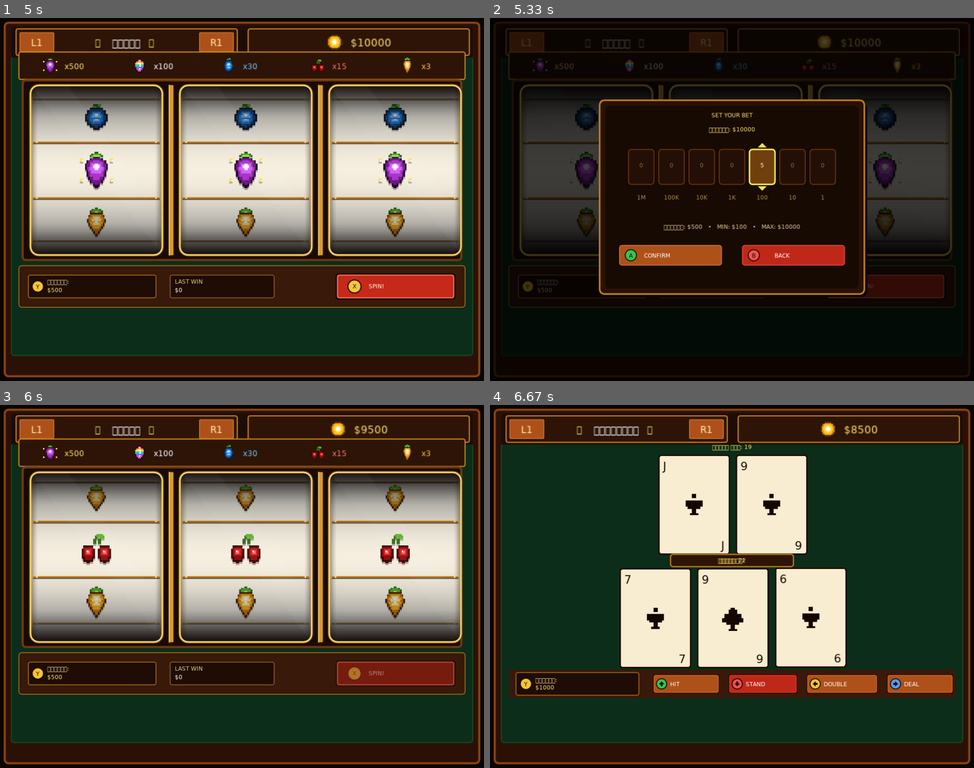
Above: before the commit, frames 1-4 (two rows, left to right).
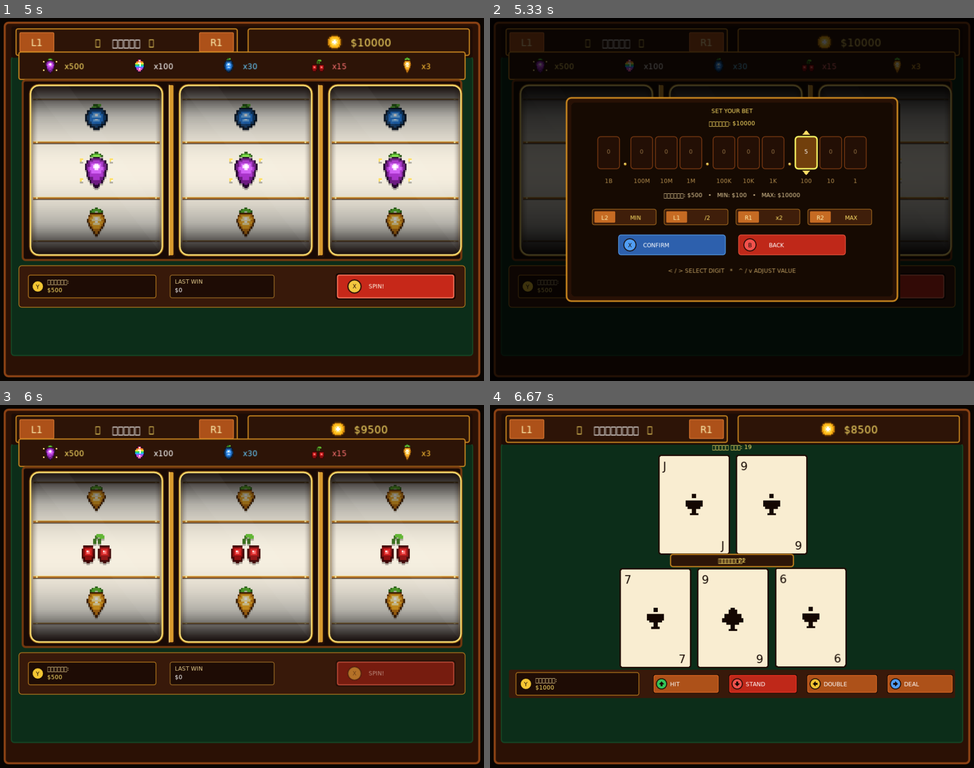
Above: after the commit, the same moments.

Repository: byMr712/SlotGame-PortMaster
Game: LÖVE game, started from casino/main.lua
Two runs of this game, one before a commit and one after it. Both use one fixed random seed, a clock stepped at 60 frames per second and the inputs below.
Inputs:
- Up to frame 1 (5 s): hold Right 0.33-0.8 s; tap Enter at 0.83, 1.17, 2.33, 2.67, 4.67 s; hold Up 1.5-1.8 s; hold Right 1.83-2.3 s; tap A at 3 s; hold Down 3.9-4.2 s
- Up to frame 2 (5.33 s): tap Y at 5 s
- Up to frame 3 (6 s): tap Enter at 5.33, 5.67 s
- Up to frame 4 (6.67 s): tap 2 at 6 s; hold Up from 6.33 s (still down)

Frame 1 is identical in both runs. In frame 2, 16% of the frame differs, in the area x 15-85%, y 21-79%; in frame 3, less than 0.1%; in frame 4, less than 0.1%.

Commit message:
feat(bet_modal): expand to 10 digits with thousands dots, X confirmation, and L1/R1/L2/R2 shortcuts

Diff:
--- a/casino/main.lua
+++ b/casino/main.lua
@@ -258,6 +258,22 @@
 local lastStickY = 0
 
 function love.gamepadpressed(joystick, button)
+    if betModal.active then
+        if button == "leftshoulder" then
+            betModal.keypressed("l1")
+            return
+        elseif button == "rightshoulder" then
+            betModal.keypressed("r1")
+            return
+        elseif button == "lefttrigger" then
+            betModal.keypressed("l2")
+            return
+        elseif button == "righttrigger" then
+            betModal.keypressed("r2")
+            return
+        end
+    end
+
     if button == "leftshoulder" then
         handleGlobalInput("prev_tab")
     elseif button == "rightshoulder" then
@@ -300,6 +316,14 @@
 function love.joystickpressed(joystick, button)
     if joystick:isGamepad() then return end
 
+    if betModal.active then
+        if button == 5 then betModal.keypressed("l1"); return
+        elseif button == 6 then betModal.keypressed("r1"); return
+        elseif button == 7 then betModal.keypressed("l2"); return
+        elseif button == 8 then betModal.keypressed("r2"); return
+        end
+    end
+
     if button == 5 or button == 7 then
         handleGlobalInput("prev_tab")
     elseif button == 6 or button == 8 then
--- a/casino/src/core/bet_modal.lua
+++ b/casino/src/core/bet_modal.lua
@@ -5,21 +5,30 @@
 local i18n = require("src.core.i18n")
 
 betModal.active = false
-betModal.digits = { 0, 0, 0, 1, 0, 0, 0 } -- 7 цифр: 1M, 100K, 10K, 1K, 100, 10, 1
-betModal.cursor = 4
+-- 10 ячеек цифр: до 9,999,999,999 (миллиарды)
+betModal.digits = { 0, 0, 0, 0, 0, 0, 0, 1, 0, 0 }
+betModal.cursor = 8 -- по умолчанию сотни (индекс 8)
 betModal.minBet = 100
 betModal.maxBet = 100000
 betModal.callback = nil
 betModal.timer = 0
 
-local digitLabels = { "1M", "100K", "10K", "1K", "100", "10", "1" }
+local digitLabels = { "1B", "100M", "10M", "1M", "100K", "10K", "1K", "100", "10", "1" }
 
 local function syncDigits(val)
     val = math.max(0, math.floor(val or 0))
-    for i = 7, 1, -1 do
+    for i = 10, 1, -1 do
         betModal.digits[i] = val % 10
         val = math.floor(val / 10)
     end
+end
+
+function betModal.getTotal()
+    local total = 0
+    for i = 1, 10 do
+        total = total * 10 + betModal.digits[i]
+    end
+    return total
 end
 
 function betModal.clampToBalance()
@@ -30,6 +39,37 @@
     end
 end
 
+function betModal.setHalf()
+    local cur = math.floor(betModal.getTotal() / 2)
+    cur = math.max(betModal.minBet, cur)
+    local bal = economy.getBalance()
+    if cur > bal then cur = bal end
+    syncDigits(cur)
+    audio.play("click")
+end
+
+function betModal.setDouble()
+    local cur = betModal.getTotal() * 2
+    local bal = economy.getBalance()
+    cur = math.min(bal, cur)
+    syncDigits(cur)
+    audio.play("click")
+end
+
+function betModal.setMin()
+    local cur = betModal.minBet
+    local bal = economy.getBalance()
+    if bal < cur and bal > 0 then cur = 1 end
+    syncDigits(cur)
+    audio.play("click")
+end
+
+function betModal.setMax()
+    local bal = economy.getBalance()
+    syncDigits(bal)
+    audio.play("coin")
+end
+
 function betModal.open(currentBet, minBet, maxBet, callback)
     betModal.active = true
     local bal = economy.getBalance()
@@ -54,8 +94,8 @@
     syncDigits(val)
 
     -- Ставим курсор на первую значащую цифру в самом начале числа ставки
-    betModal.cursor = 5 -- по умолчанию сотни, если 0
-    for i = 1, 7 do
+    betModal.cursor = 8 -- сотни по умолчанию, если 0
+    for i = 1, 10 do
         if betModal.digits[i] > 0 then
             betModal.cursor = i
             break
@@ -67,14 +107,6 @@
 
 function betModal.close()
     betModal.active = false
-end
-
-function betModal.getTotal()
-    local total = 0
-    for i = 1, 7 do
-        total = total * 10 + betModal.digits[i]
-    end
-    return total
 end
 
 function betModal.confirm()
@@ -99,39 +131,46 @@
     end
 end
 
+-- Вспомогательная функция для вычисления X-координаты ячейки с учетом разделительных точек
+local function getCellX(startX, i, cellW, gap, dotW)
+    local dotsBefore = 0
+    if i >= 2 then dotsBefore = dotsBefore + 1 end
+    if i >= 5 then dotsBefore = dotsBefore + 1 end
+    if i >= 8 then dotsBefore = dotsBefore + 1 end
+    return startX + (i - 1) * (cellW + gap) + dotsBefore * (dotW + gap)
+end
+
 function betModal.mousepressed(x, y)
     if not betModal.active then return false end
 
-    local mx = 232
-    local my = 174
-    local mw = 560
-    local mh = 410
-
-    local cellW = 54
-    local cellH = 74
-    local gap = 10
-    local totalGridW = 7 * cellW + 6 * gap
+    local mw = 700
+    local mh = 430
+    local mx = (1024 - mw) / 2
+    local my = (768 - mh) / 2
+
+    local cellW = 46
+    local cellH = 68
+    local gap = 6
+    local dotW = 12
+    local totalGridW = 10 * cellW + 9 * gap + 3 * (dotW + gap)
     local startX = mx + (mw - totalGridW) / 2
-    local startY = my + 104
-
-    -- Клик по ячейкам цифр и стрелкам
-    for i = 1, 7 do
-        local cx = startX + (i - 1) * (cellW + gap)
+    local startY = my + 92
+
+    -- 1. Клик по ячейкам цифр и стрелкам
+    for i = 1, 10 do
+        local cx = getCellX(startX, i, cellW, gap, dotW)
         if x >= cx and x <= cx + cellW then
             if y >= startY - 26 and y < startY then
-                -- Стрелка вверх
                 betModal.cursor = i
                 betModal.digits[i] = (betModal.digits[i] + 1) % 10
                 betModal.clampToBalance()
                 audio.play("click")
                 return true
             elseif y >= startY and y <= startY + cellH then
-                -- Сама ячейка
                 betModal.cursor = i
                 audio.play("click")
                 return true
             elseif y > startY + cellH and y <= startY + cellH + 26 then
-                -- Стрелка вниз
                 betModal.cursor = i
                 betModal.digits[i] = (betModal.digits[i] + 9) % 10
                 betModal.clampToBalance()
@@ -141,12 +180,41 @@
         end
     end
 
-    -- Клик по кнопкам CONFIRM / BACK
-    if y >= my + 305 and y <= my + 355 then
-        if x >= mx + 40 and x <= mx + 260 then
+    -- 2. Клик по кнопкам быстрого изменения: [L2] MIN, [L1] /2, [R1] x2, [R2] MAX
+    local qy = my + 242
+    local qh = 36
+    local qw = 138
+    local qgap = 14
+    local qStartX = mx + (mw - (4 * qw + 3 * qgap)) / 2
+
+    if y >= qy and y <= qy + qh then
+        if x >= qStartX and x <= qStartX + qw then
+            betModal.setMin()
+            return true
+        elseif x >= qStartX + qw + qgap and x <= qStartX + 2 * qw + qgap then
+            betModal.setHalf()
+            return true
+        elseif x >= qStartX + 2 * (qw + qgap) and x <= qStartX + 3 * qw + 2 * qgap then
+            betModal.setDouble()
+            return true
+        elseif x >= qStartX + 3 * (qw + qgap) and x <= qStartX + 4 * qw + 3 * qgap then
+            betModal.setMax()
+            return true
+        end
+    end
+
+    -- 3. Клик по кнопкам [X] CONFIRM / [B] BACK
+    local by = my + 296
+    local bh = 46
+    local bw = 230
+    local bgap = 24
+    local bStartX = mx + (mw - (2 * bw + bgap)) / 2
+
+    if y >= by and y <= by + bh then
+        if x >= bStartX and x <= bStartX + bw then
             betModal.confirm()
             return true
-        elseif x >= mx + 300 and x <= mx + 520 then
+        elseif x >= bStartX + bw + bgap and x <= bStartX + 2 * bw + bgap then
             audio.play("click")
             betModal.close()
             return true
@@ -164,7 +232,7 @@
         audio.play("click")
         return true
     elseif key == "right" then
-        betModal.cursor = math.min(7, betModal.cursor + 1)
+        betModal.cursor = math.min(10, betModal.cursor + 1)
         audio.play("click")
         return true
     elseif key == "up" then
@@ -177,7 +245,19 @@
         betModal.clampToBalance()
         audio.play("click")
         return true
-    elseif key == "a" or key == "return" or key == "space" or key == "y" then
+    elseif key == "l1" or key == "q" then
+        betModal.setHalf()
+        return true
+    elseif key == "r1" or key == "e" then
+        betModal.setDouble()
+        return true
+    elseif key == "l2" or key == "z" or key == "lshift" then
+        betModal.setMin()
+        return true
+    elseif key == "r2" or key == "c" or key == "tab" then
+        betModal.setMax()
+        return true
+    elseif key == "x" or key == "a" or key == "return" or key == "space" then
         betModal.confirm()
         return true
     elseif key == "b" or key == "escape" then
@@ -192,14 +272,16 @@
 function betModal.draw()
     if not betModal.active then return end
 
+    local font = love.graphics.getFont()
+
     -- Затемнение фона
     love.graphics.setColor(0, 0, 0, 0.75)
     love.graphics.rectangle("fill", 0, 0, 1024, 768)
 
-    local mx = 232
-    local my = 174
-    local mw = 560
-    local mh = 410
+    local mw = 700
+    local mh = 430
+    local mx = (1024 - mw) / 2
+    local my = (768 - mh) / 2
 
     -- Тень окна
     love.graphics.setColor(0.04, 0.02, 0.01)
@@ -215,33 +297,33 @@
 
     -- Внутреннее поле
     love.graphics.setColor(0.09, 0.04, 0.01)
-    love.graphics.rectangle("fill", mx + 12, my + 12, mw - 24, mh - 24, 8)
+    love.graphics.rectangle("fill", mx + 10, my + 10, mw - 20, mh - 20, 8)
 
     -- Заголовок модального окна
     love.graphics.setColor(1, 0.88, 0.4)
     local title = "SET YOUR BET"
-    local font = love.graphics.getFont()
     local tw = font and font:getWidth(title) or (#title * 8)
-    love.graphics.print(title, mx + mw / 2 - tw / 2, my + 24)
-
-    -- Баланс игрока (вместо Total Bet)
+    love.graphics.print(title, mx + mw / 2 - tw / 2, my + 20)
+
+    -- Баланс игрока
     local balStr = string.format("%s: %s", i18n.t("balance"), economy.getBalanceFormatted())
     local stw = font and font:getWidth(balStr) or (#balStr * 8)
     love.graphics.setColor(1, 0.88, 0.4)
-    love.graphics.print(balStr, mx + mw / 2 - stw / 2, my + 54)
-
-    -- 7 ячеек для цифр
-    local cellW = 54
-    local cellH = 74
-    local gap = 10
-    local totalGridW = 7 * cellW + 6 * gap
+    love.graphics.print(balStr, mx + mw / 2 - stw / 2, my + 46)
+
+    -- 10 ячеек для цифр с разделительными точками
+    local cellW = 46
+    local cellH = 68
+    local gap = 6
+    local dotW = 12
+    local totalGridW = 10 * cellW + 9 * gap + 3 * (dotW + gap)
     local startX = mx + (mw - totalGridW) / 2
-    local startY = my + 104
+    local startY = my + 82
 
     local pulse = 0.5 + 0.5 * math.sin(betModal.timer * 6)
 
-    for i = 1, 7 do
-        local cx = startX + (i - 1) * (cellW + gap)
+    for i = 1, 10 do
+        local cx = getCellX(startX, i, cellW, gap, dotW)
         local cy = startY
         local isSelected = (i == betModal.cursor)
 
@@ -254,12 +336,12 @@
             love.graphics.rectangle("line", cx, cy, cellW, cellH, 6)
             love.graphics.setLineWidth(1)
 
-            -- Стрелочки вверх и вниз над/под выбранной ячейкой (полигоны без шрифтовых глитчей)
+            -- Стрелочки вверх и вниз над/под выбранной ячейкой
             love.graphics.setColor(1, 0.88, 0.4, 0.8 + 0.2 * pulse)
             -- Стрелка вверх ▲
-            love.graphics.polygon("fill", cx + cellW / 2, cy - 14, cx + cellW / 2 - 9, cy - 4, cx + cellW / 2 + 9, cy - 4)
+            love.graphics.polygon("fill", cx + cellW / 2, cy - 14, cx + cellW / 2 - 8, cy - 4, cx + cellW / 2 + 8, cy - 4)
             -- Стрелка вниз ▼
-            love.graphics.polygon("fill", cx + cellW / 2, cy + cellH + 14, cx + cellW / 2 - 9, cy + cellH + 4, cx + cellW / 2 + 9, cy + cellH + 4)
+            love.graphics.polygon("fill", cx + cellW / 2, cy + cellH + 14, cx + cellW / 2 - 8, cy + cellH + 4, cx + cellW / 2 + 8, cy + cellH + 4)
         else
             love.graphics.setColor(0.14, 0.06, 0.02)
             love.graphics.rectangle("fill", cx, cy, cellW, cellH, 6)
@@ -279,13 +361,25 @@
                 love.graphics.setColor(0.55, 0.42, 0.25)
             end
         end
-        love.graphics.print(dStr, cx + cellW / 2 - dw / 2, cy + 26)
-
-        -- Подпись разряда (1M, 100K, 10K, ...)
+        love.graphics.print(dStr, cx + cellW / 2 - dw / 2, cy + 24)
+
+        -- Подпись разряда (1B, 100M, 10M, 1M, ...)
         love.graphics.setColor(0.7, 0.55, 0.3)
         local lbl = digitLabels[i]
         local lw = font and font:getWidth(lbl) or (#lbl * 6)
-        love.graphics.print(lbl, cx + cellW / 2 - lw / 2, cy + cellH + 20)
+        love.graphics.print(lbl, cx + cellW / 2 - lw / 2, cy + cellH + 18)
+
+        -- Стилистическая разделительная точка каждые 3 ячейки с правой стороны (после 1, 4, 7)
+        if i == 1 or i == 4 or i == 7 then
+            local dotCenterX = cx + cellW + gap + dotW / 2
+            local dotCenterY = cy + cellH - 10
+            love.graphics.setColor(1, 0.85, 0.25, 0.85)
+            love.graphics.circle("fill", dotCenterX, dotCenterY, 3.5)
+            love.graphics.setColor(0.2, 0.08, 0.02)
+            love.graphics.circle("line", dotCenterX, dotCenterY, 3.5)
+            love.graphics.setColor(1, 1, 0.8)
+            love.graphics.circle("fill", dotCenterX - 1, dotCenterY - 1, 1.2)
+        end
     end
 
     -- Текущая ставка и лимиты
@@ -293,56 +387,96 @@
     local curTotal = betModal.getTotal()
     local limStr = string.format("%s: %s   •   MIN: %s   •   MAX: %s", i18n.t("bet"), economy.format(curTotal), economy.format(betModal.minBet), economy.format(betModal.maxBet))
     local limW = font and font:getWidth(limStr) or (#limStr * 7)
-    love.graphics.print(limStr, mx + mw / 2 - limW / 2, my + 260)
-
-    -- Кнопка [A] CONFIRM
-    local btn1X = mx + 40
-    local btnY = my + 305
-    local btnW = 220
-    local btnH = 46
-
+    love.graphics.print(limStr, mx + mw / 2 - limW / 2, my + 198)
+
+    -- Панель горячих клавиш: [L2] MIN, [L1] /2, [R1] x2, [R2] MAX
+    local qy = my + 234
+    local qh = 36
+    local qw = 138
+    local qgap = 14
+    local qStartX = mx + (mw - (4 * qw + 3 * qgap)) / 2
+
+    local function drawQuickBtn(bx, by, bw, bh, tagText, labelText)
+        love.graphics.setColor(0.08, 0.03, 0.01)
+        love.graphics.rectangle("fill", bx, by, bw, bh, 5)
+        love.graphics.setColor(0.25, 0.12, 0.04)
+        love.graphics.rectangle("fill", bx + 1.5, by + 1.5, bw - 3, bh - 3, 4)
+        love.graphics.setColor(0.65, 0.42, 0.12)
+        love.graphics.rectangle("line", bx + 1.5, by + 1.5, bw - 3, bh - 3, 4)
+
+        -- Тег кнопки ([L1], [R1], [L2], [R2])
+        love.graphics.setColor(0.78, 0.42, 0.14)
+        love.graphics.rectangle("fill", bx + 6, by + 6, 44, bh - 12, 3)
+        love.graphics.setColor(1, 0.95, 0.7)
+        local tW = font and font:getWidth(tagText) or (#tagText * 8)
+        love.graphics.print(tagText, bx + 6 + 22 - tW / 2, by + bh / 2 - 6)
+
+        -- Текст действия (MIN, /2, x2, MAX)
+        love.graphics.setColor(1, 0.88, 0.4)
+        local lW = font and font:getWidth(labelText) or (#labelText * 8)
+        love.graphics.print(labelText, bx + 54 + (bw - 60) / 2 - lW / 2, by + bh / 2 - 6)
+    end
+
+    drawQuickBtn(qStartX, qy, qw, qh, "L2", "MIN")
+    drawQuickBtn(qStartX + qw + qgap, qy, qw, qh, "L1", "/2")
+    drawQuickBtn(qStartX + 2 * (qw + qgap), qy, qw, qh, "R1", "x2")
+    drawQuickBtn(qStartX + 3 * (qw + qgap), qy, qw, qh, "R2", "MAX")
+
+    -- Кнопка [X] CONFIRM
+    local by = my + 288
+    local bh = 46
+    local bw = 230
+    local bgap = 24
+    local bStartX = mx + (mw - (2 * bw + bgap)) / 2
+
+    local btn1X = bStartX
     love.graphics.setColor(0.08, 0.03, 0.01)
-    love.graphics.rectangle("fill", btn1X, btnY, btnW, btnH, 6)
-    love.graphics.setColor(0.68, 0.32, 0.1)
-    love.graphics.rectangle("fill", btn1X + 2, btnY + 2, btnW - 4, btnH - 4, 5)
-    love.graphics.setColor(0.9, 0.5, 0.2)
-    love.graphics.rectangle("line", btn1X + 2, btnY + 2, btnW - 4, btnH - 4, 5)
+    love.graphics.rectangle("fill", btn1X, by, bw, bh, 6)
+    love.graphics.setColor(0.18, 0.38, 0.68)
+    love.graphics.rectangle("fill", btn1X + 2, by + 2, bw - 4, bh - 4, 5)
+    love.graphics.setColor(0.35, 0.65, 0.95)
+    love.graphics.rectangle("line", btn1X + 2, by + 2, bw - 4, bh - 4, 5)
 
     local cx1 = btn1X + 26
-    local cy1 = btnY + btnH / 2
-    love.graphics.setColor(0.2, 0.78, 0.35)
-    love.graphics.circle("fill", cx1, cy1, 12)
+    local cy1 = by + bh / 2
+    love.graphics.setColor(0.32, 0.62, 0.96)
+    love.graphics.circle("fill", cx1, cy1, 13)
     love.graphics.setColor(0.08, 0.03, 0.01)
     love.graphics.setLineWidth(1.5)
-    love.graphics.circle("line", cx1, cy1, 12)
+    love.graphics.circle("line", cx1, cy1, 13)
     love.graphics.setLineWidth(1)
-    love.graphics.print("A", cx1 - 4, cy1 - 7)
+    love.graphics.print("X", cx1 - 4, cy1 - 7)
 
     love.graphics.setColor(1, 1, 1)
-    love.graphics.print("CONFIRM", btn1X + 54, btnY + 16)
+    love.graphics.print("CONFIRM", btn1X + 54, by + 16)
 
     -- Кнопка [B] BACK
-    local btn2X = mx + mw - 40 - btnW
-
+    local btn2X = bStartX + bw + bgap
     love.graphics.setColor(0.08, 0.03, 0.01)
-    love.graphics.rectangle("fill", btn2X, btnY, btnW, btnH, 6)
+    love.graphics.rectangle("fill", btn2X, by, bw, bh, 6)
     love.graphics.setColor(0.75, 0.16, 0.1)
-    love.graphics.rectangle("fill", btn2X + 2, btnY + 2, btnW - 4, btnH - 4, 5)
+    love.graphics.rectangle("fill", btn2X + 2, by + 2, bw - 4, bh - 4, 5)
     love.graphics.setColor(0.95, 0.35, 0.25)
-    love.graphics.rectangle("line", btn2X + 2, btnY + 2, btnW - 4, btnH - 4, 5)
+    love.graphics.rectangle("line", btn2X + 2, by + 2, bw - 4, bh - 4, 5)
 
     local cx2 = btn2X + 26
-    local cy2 = btnY + btnH / 2
+    local cy2 = by + bh / 2
     love.graphics.setColor(0.95, 0.32, 0.3)
-    love.graphics.circle("fill", cx2, cy2, 12)
+    love.graphics.circle("fill", cx2, cy2, 13)
     love.graphics.setColor(0.08, 0.03, 0.01)
     love.graphics.setLineWidth(1.5)
-    love.graphics.circle("line", cx2, cy2, 12)
+    love.graphics.circle("line", cx2, cy2, 13)
     love.graphics.setLineWidth(1)
     love.graphics.print("B", cx2 - 4, cy2 - 7)
 
     love.graphics.setColor(1, 1, 1)
-    love.graphics.print("BACK", btn2X + 70, btnY + 16)
+    love.graphics.print("BACK", btn2X + 66, by + 16)
+
+    -- Строка подсказки навигации внизу
+    love.graphics.setColor(0.75, 0.62, 0.38)
+    local navHint = "< / > SELECT DIGIT   *   ^ / v ADJUST VALUE"
+    local nhW = font and font:getWidth(navHint) or (#navHint * 7)
+    love.graphics.print(navHint, mx + mw / 2 - nhW / 2, my + 358)
 end
 
 return betModal
